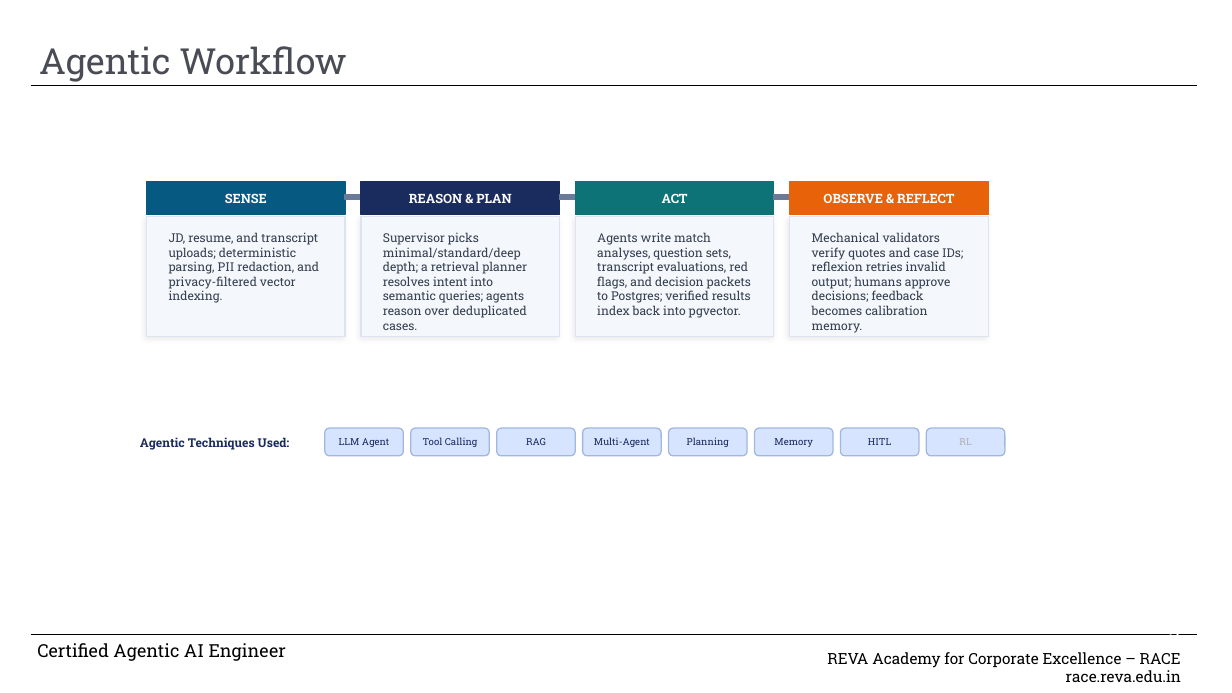
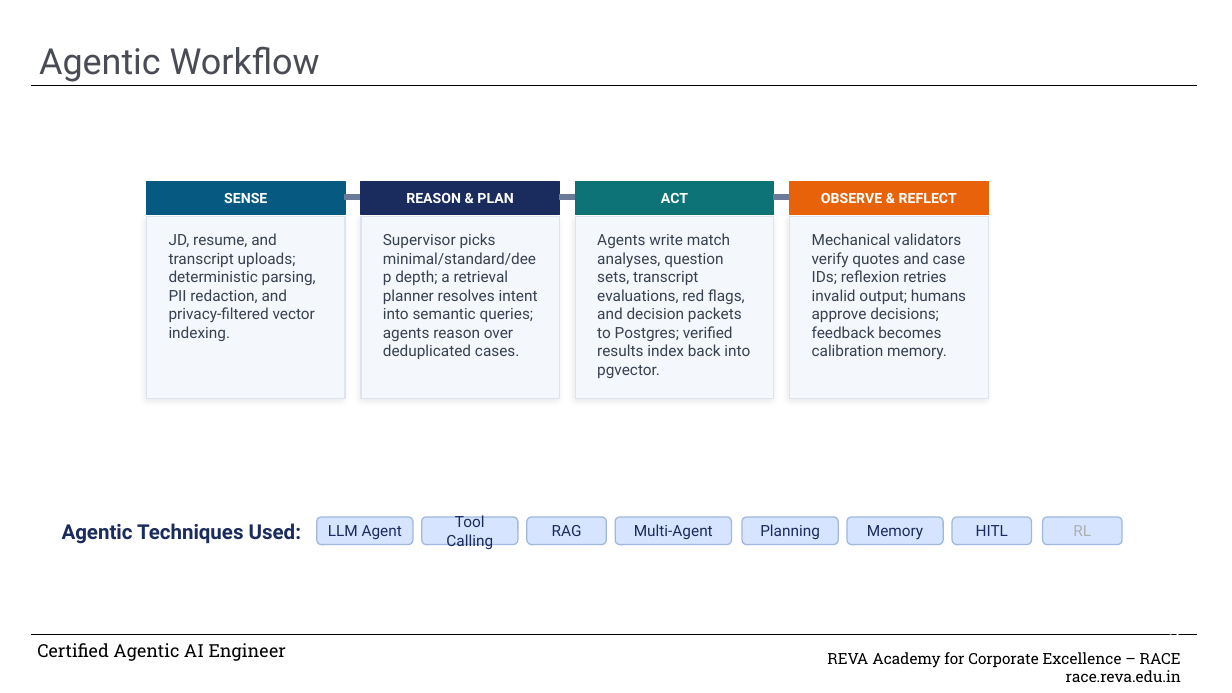
Before and after one commit to adaptiverajat/hire-lens, a slide deck: slide 7 of documentation/HireLens_Capstone_Final_Submission.pptx. Drawn at 1232x693 pixels with LibreOffice and Linux fonts; fonts in the diff are those of the drawing; background and template pictures are left out. Boxes give left, top, right and bottom in pixels: in the first picture for what was removed or moved away, otherwise in the second. Text is boxed around its words. In the diff, an @@ line names an element or a change of style, - is before the commit and + after.

Commit message:
Changed font on PPT and updated card top margin by 20px

```diff
--- a/documentation/HireLens_Capstone_Final_Submission.pptx
+++ b/documentation/HireLens_Capstone_Final_Submission.pptx
@@ title "Agentic Workflow" at box(39, 46, 320, 82): font Roboto Slab to Roboto @@
@@ size 10 to 11 pt, font Roboto Slab to Roboto in 4 elements at box(224, 193, 267, 203), box(406, 193, 513, 203), box(661, 193, 688, 203), box(821, 193, 957, 203) @@
@@ rectangle: place and size @@
-rectangle at box(147, 216, 346, 336)
+rectangle at box(147, 216, 346, 398)
@@ rectangle: place and size @@
-rectangle at box(361, 216, 560, 336)
+rectangle at box(361, 216, 560, 398)
@@ rectangle: place and size @@
-rectangle at box(576, 216, 775, 336)
+rectangle at box(576, 216, 775, 398)
@@ rectangle: place and size @@
-rectangle at box(790, 216, 989, 336)
+rectangle at box(790, 216, 989, 398)
@@ size 9.5 to 12 pt, font Roboto Slab to Roboto in 4 elements at box(169, 233, 316, 323), box(383, 233, 538, 359), box(597, 233, 750, 378), box(812, 233, 966, 360) @@
@@ text "Agentic Techniques Used:": place and size @@
-text "Agentic Techniques Used:" at box(140, 437, 290, 450)
+text "Agentic Techniques Used:" at box(62, 523, 301, 544)
@@ text "Agentic Techniques Used:" at box(62, 523, 301, 544): size 9.5 to 16 pt, font Roboto Slab to Roboto @@
@@ text "LLM Agent": place and size @@
-text "LLM Agent" at box(339, 438, 389, 447)
+text "LLM Agent" at box(328, 525, 402, 539)
@@ rounded rectangle: place and size @@
-rounded rectangle at box(325, 428, 404, 456)
+rounded rectangle at box(317, 517, 413, 544)
@@ text "Tool Calling": place and size @@
-text "Tool Calling" at box(423, 437, 477, 447)
+text "Tool Calling" at box(446, 514, 493, 550)
@@ rounded rectangle: place and size @@
-rounded rectangle at box(411, 428, 490, 456)
+rounded rectangle at box(421, 517, 518, 544)
@@ text "RAG": place and size @@
-text "RAG" at box(526, 438, 546, 445)
+text "RAG" at box(552, 525, 582, 536)
@@ rounded rectangle: place and size @@
-rounded rectangle at box(497, 428, 576, 456)
+rounded rectangle at box(527, 517, 606, 544)
@@ text "Multi-Agent": place and size @@
-text "Multi-Agent" at box(594, 437, 650, 447)
+text "Multi-Agent" at box(634, 524, 713, 539)
@@ rounded rectangle: place and size @@
-rounded rectangle at box(583, 428, 662, 456)
+rounded rectangle at box(616, 517, 732, 544)
@@ text "Planning": place and size @@
-text "Planning" at box(687, 437, 729, 447)
+text "Planning" at box(760, 524, 820, 539)
@@ rounded rectangle: place and size @@
-rounded rectangle at box(669, 428, 748, 456)
+rounded rectangle at box(742, 517, 838, 544)
@@ text "Memory": place and size @@
-text "Memory" at box(774, 438, 813, 447)
+text "Memory" at box(867, 525, 923, 540)
@@ rounded rectangle: place and size @@
-rounded rectangle at box(755, 428, 834, 456)
+rounded rectangle at box(848, 517, 944, 544)
@@ text "HITL": place and size @@
-text "HITL" at box(868, 438, 891, 445)
+text "HITL" at box(976, 525, 1008, 536)
@@ rounded rectangle: place and size @@
-rounded rectangle at box(841, 428, 920, 456)
+rounded rectangle at box(952, 517, 1031, 544)
@@ size 7.5 to 12 pt, font Roboto Slab to Roboto in 8 elements at box(328, 525, 402, 539), box(552, 525, 582, 536), box(446, 514, 493, 550), box(634, 524, 713, 539), box(760, 524, 820, 539), box(867, 525, 923, 540), box(976, 525, 1008, 536), box(1073, 525, 1091, 536) @@
@@ text "RL": place and size @@
-text "RL" at box(959, 438, 971, 445)
+text "RL" at box(1073, 525, 1091, 536)
@@ rounded rectangle: place and size @@
-rounded rectangle at box(927, 428, 1006, 456)
+rounded rectangle at box(1043, 517, 1122, 544)
```
Also in this commit, not shown: 9 other slides changed, 1 other file.
